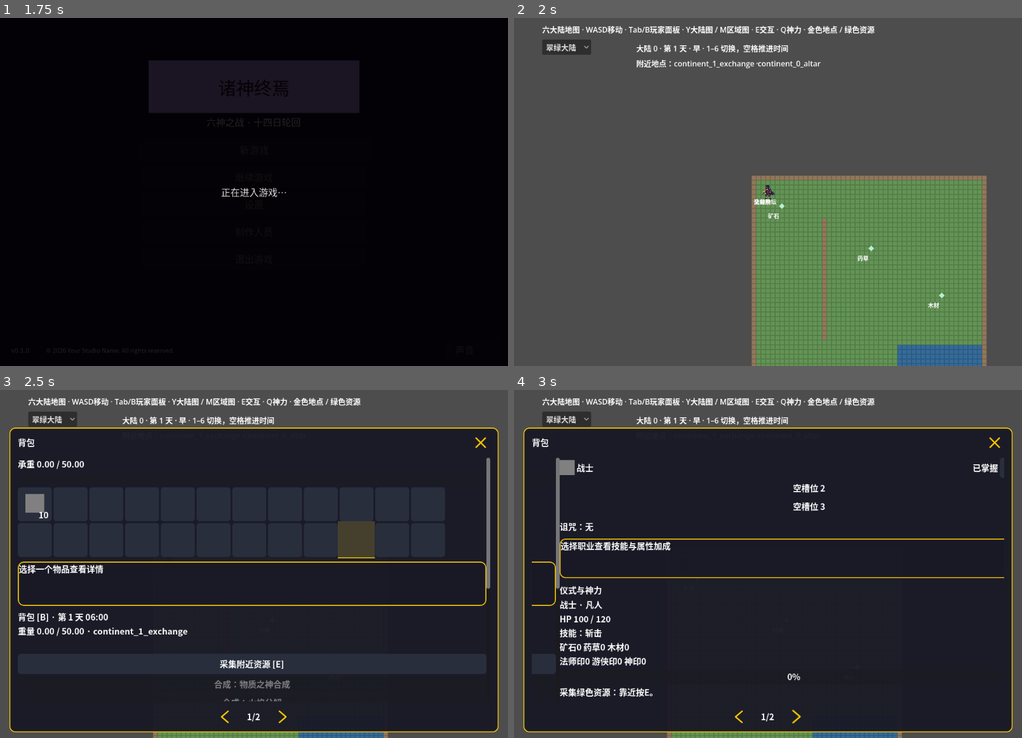
Above: before the commit, frames 1-4 (two rows, left to right).
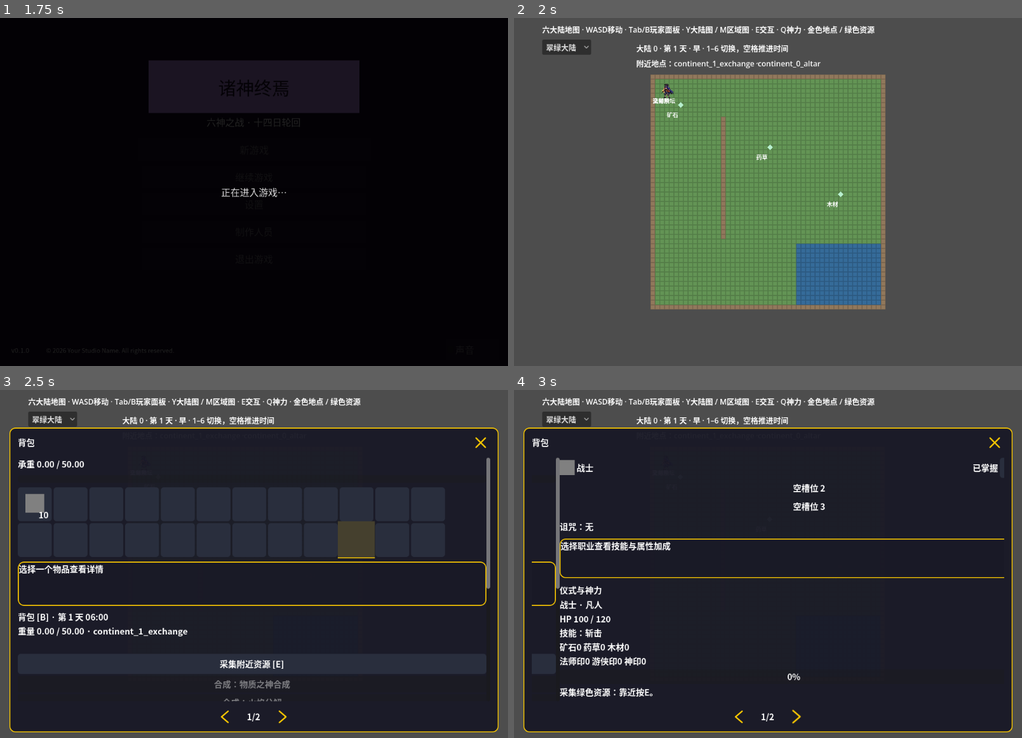
Above: after the commit, the same moments.

Repository: wmivi19-sketch/wdyi-game
Game: Godot game, scene res://scenes/ui/main_menu.tscn
Two runs of this game, one before a commit and one after it. Both use one fixed random seed, a clock stepped at 60 frames per second and the inputs below.
Inputs (mouse positions are in pixels of both pictures, inside the frame that each line leads up to):
- Up to frame 1 (1.75 s): click "声音" at 0.5 s; click "新游戏" at 1.25 s
- Up to frame 2 (2 s): no input
- Up to frame 3 (2.5 s): tap Enter at 2 s; move the mouse to (365, 546) at 2.02 s; hold Right from 2.03 s (still down); hold Tab (open_player_panel) from 2.03 s (still down); click (365, 546) at 2.17 s; tap Space at 2.27 s
- Up to frame 4 (3 s): release Right at 2.75 s; release Tab (open_player_panel) at 2.75 s; click (798, 717) at 2.75 s

Frame 1 is identical in both runs. In frame 2, 41% of the frame differs, in the area x 26-93%, y 16-100%; in frame 3, 0.8%; in frame 4, 0.8%.

Commit message:
Integrate player scene and improve save errors and camera tracking

Diff:
--- a/map/project.godot
+++ b/map/project.godot
@@ -16,7 +16,7 @@
 
 config/name="六大陆 · 数据驱动地图"
 run/main_scene="res://scenes/ui/main_menu.tscn"
-config/features=PackedStringArray("4.3", "GL Compatibility")
+config/features=PackedStringArray("4.7", "GL Compatibility")
 
 [autoload]
 
--- a/map/scenes/ui/map_system.tscn
+++ b/map/scenes/ui/map_system.tscn
@@ -1,6 +1,6 @@
 [gd_scene load_steps=7 format=3]
 [ext_resource type="Script" path="res://scripts/ui/map_system.gd" id="1"]
-[ext_resource type="Script" path="res://scripts/ui/map_canvas.gd" id="2"]
+[ext_resource type="Script" path="res://scripts/maps/map_renderer.gd" id="2"]
 [ext_resource type="Script" path="res://scripts/ui/map_terrain.gd" id="3"]
 [ext_resource type="Theme" path="res://resources/themes/player_panel_theme.tres" id="4"]
 [sub_resource type="World2D" id="ContinentWorld"]
--- a/map/scripts/MapDemo.gd
+++ b/map/scripts/MapDemo.gd
@@ -37,8 +37,9 @@
 	status = Label.new()
 	status.position = Vector2(260, 52)
 	ui.add_child(status)
-	player = preload("res://scenes/Player.tscn").instantiate()
+	player = preload("res://scenes/player/player.tscn").instantiate()
 	add_child(player)
+	player.camera.follow_node(player)
 	# Keep the player clear of the sidebar only while it is open.
 	character_info_ui.panel_toggled.connect(func(is_visible: bool):
 		player.camera.offset = Vector2(180, 0) if is_visible else Vector2.ZERO)
@@ -68,6 +69,13 @@
 
 func _on_map_loaded(_id: String) -> void:
 	nearby_locations.clear()
+	# Use the loaded terrain extent, including loader translation/scale/rotation.
+	var data: Dictionary = loader.current_data
+	var extent := Vector2(float(data.width), float(data.height)) * float(data.tile_size)
+	var rect := Rect2(loader.to_global(Vector2.ZERO), Vector2.ZERO)
+	for corner in [extent, Vector2(extent.x, 0), Vector2(0, extent.y)]:
+		rect = rect.expand(loader.to_global(corner))
+	player.camera.set_mode("gameplay", {"begin": rect.position, "end": rect.end})
 	player.teleport_to(loader.to_global(loader.spawn_position))
 	_update_status()
 
--- a/map/scripts/Player.gd
+++ b/map/scripts/Player.gd
@@ -65,4 +65,7 @@
 	global_position = world_position
 	get_node("/root/GameState").update_player_position(global_position)
 	velocity = Vector2.ZERO
-	camera.reset_smoothing()
+	if camera.has_method("snap_to_target"):
+		camera.snap_to_target()
+	else:
+		camera.reset_smoothing()
--- a/map/scripts/camera/smart_camera.gd
+++ b/map/scripts/camera/smart_camera.gd
@@ -7,6 +7,7 @@
 var target_position: Vector2 = Vector2.ZERO
 var world_bounds: Dictionary = {}
 var _explicit_target: bool = false
+var follow_target: Node2D
 var _zoom_tween: Tween
 
 func _ready() -> void:
@@ -19,11 +20,23 @@
  _update_zoom()
 
 func _process(_delta: float) -> void:
- if _explicit_target:
+ if is_instance_valid(follow_target):
+  global_position = follow_target.global_position
+ elif _explicit_target:
   global_position = target_position
  _clamp_to_bounds()
 
+func follow_node(actor: Node2D) -> void:
+ follow_target = actor
+ _explicit_target = false
+
+func snap_to_target() -> void:
+ _process(0.0)
+ reset_smoothing()
+ force_update_scroll()
+
 func set_target(point: Vector2) -> void:
+ follow_target = null
  target_position = point
  _explicit_target = true
 
--- a/map/scripts/game/game_session.gd
+++ b/map/scripts/game/game_session.gd
@@ -22,6 +22,17 @@
 ## 仅允许用户数据目录中的路径。
 func safe_user_path(path: String) -> bool:
  return path.begins_with("user://") and not ".." in path and path.length() > "user://".length()
+## 创建保存目录并保留可供界面显示的失败原因。
+func prepare_storage(path: String) -> bool:
+ if not safe_user_path(path):
+  last_error = "保存路径无效，必须位于用户数据目录"
+  return false
+ var directory := ProjectSettings.globalize_path(path.get_base_dir())
+ var error := DirAccess.make_dir_recursive_absolute(directory)
+ if error != OK:
+  last_error = "无法创建保存目录：%s（%s）" % [directory, error_string(error)]
+  return false
+ return true
 ## 读取可选偏好，类型非法时保留安全默认值；无参数。
 func load_preferences() -> void:
  preferences = {"enabled":true,"bgm":1.0,"sfx":1.0,"fullscreen":false}
@@ -35,11 +46,15 @@
 ## 保存声音/全屏偏好；无参数。
 func save_preferences() -> bool:
  var path := str(options.storage.preferences_path)
- if not safe_user_path(path): return false
- DirAccess.make_dir_recursive_absolute(ProjectSettings.globalize_path(path.get_base_dir()))
+ if not prepare_storage(path): return false
  var file := ConfigFile.new()
  for key in preferences: file.set_value("menu", key, preferences[key])
- return file.save(path) == OK
+ var error := file.save(path)
+ if error != OK:
+  last_error = "设置无法保存：%s（%s），本次设置仅在当前运行期间生效" % [ProjectSettings.globalize_path(path), error_string(error)]
+  return false
+ last_error = ""
+ return true
 ## 新开一局，清理旧局运行态，不删除既有磁盘存档；无参数。
 func initialize_new_game() -> void:
  pending.clear()
@@ -182,14 +197,15 @@
   last_error = "当前状态无法写入有效存档"
   return false
  if path.is_empty(): path = save_path()
- if not safe_user_path(path): return false
+ if not prepare_storage(path): return false
  var text := JSON.stringify(data, "  ")
- if text.to_utf8_buffer().size() > int(options.storage.max_save_bytes): return false
- DirAccess.make_dir_recursive_absolute(ProjectSettings.globalize_path(path.get_base_dir()))
+ if text.to_utf8_buffer().size() > int(options.storage.max_save_bytes):
+  last_error = "存档超出大小限制"
+  return false
  var temporary := path + ".tmp"
  var file := FileAccess.open(temporary, FileAccess.WRITE)
  if file == null:
-  last_error = "无法创建存档临时文件"
+  last_error = "无法创建存档临时文件：%s（%s）" % [ProjectSettings.globalize_path(temporary), error_string(FileAccess.get_open_error())]
   return false
  file.store_string(text)
  file.flush()
--- a/map/scripts/ui/main_menu.gd
+++ b/map/scripts/ui/main_menu.gd
@@ -290,7 +290,7 @@
 ## 声音复选框true为开启；value为用户选择。
 func _on_audio_toggle_toggled(value: bool) -> void:
  GameSession.preferences.enabled = value
- GameSession.save_preferences()
+ status.text = "" if GameSession.save_preferences() else GameSession.last_error
  apply_audio_preferences()
 ## 响应式居中、纵向滚动和等比例封面裁切；无参数。
 func layout_menu() -> void:
--- a/map/scripts/ui/settings_menu.gd
+++ b/map/scripts/ui/settings_menu.gd
@@ -38,7 +38,7 @@
 ## 应用音频并保存偏好；无参数。
 func apply() -> void:
  menu.apply_audio_preferences()
- GameSession.save_preferences()
+ menu.status.text = "" if GameSession.save_preferences() else GameSession.last_error
 ## 关闭并清除主菜单的模态引用；无参数。
 func close() -> void:
  menu.modal = null
--- a/map/tests/DualMapTest.gd
+++ b/map/tests/DualMapTest.gd
@@ -42,6 +42,9 @@
  for frame in 6: await get_tree().process_frame
  maps = demo.map_system
  demo.player.set_physics_process(false)
+ check(demo.player.camera.follow_target == demo.player, "实际游戏摄像机绑定真实玩家")
+ check(not demo.player.camera.world_bounds.is_empty(), "实际游戏加载地形边界")
+ check(maps.continent_view.get_script().resource_path == "res://scripts/maps/map_renderer.gd" and maps.local_view.get_script().resource_path == "res://scripts/maps/map_renderer.gd", "实际双地图使用统一MapRenderer")
  check(not maps.any_open(), "两种地图初始关闭")
  check(maps.continent_texture_node.texture == null and maps.local_texture_node.texture == null, "关闭时不提前分配背景纹理")
  check(GameState.current_continent == "continent_0", "绑定实际加载大陆")
--- a/map/tests/MainMenuTest.gd
+++ b/map/tests/MainMenuTest.gd
@@ -23,6 +23,9 @@
 ## 安全写入测试档，完全隔离真实存档和偏好；path/text为测试数据。
 func write_text(path: String, text: String) -> void:
  var file := FileAccess.open(path,FileAccess.WRITE)
+ if file == null:
+  check(false,"测试文件无法写入：%s（%s）" % [path,error_string(FileAccess.get_open_error())])
+  return
  file.store_string(text)
  file.close()
 ## 等待实际场景变化；path为预期场景资源路径。
@@ -38,7 +41,17 @@
  root.size = Vector2i(1080,740)
  session = root.get_node("GameSession")
  session.storage_override = {"save_path":PROFILE+"save.json","preferences_path":PROFILE+"settings.cfg"}
- DirAccess.make_dir_recursive_absolute(ProjectSettings.globalize_path(PROFILE))
+ if not session.prepare_storage(PROFILE+"probe.txt"):
+  check(false,session.last_error)
+  finish()
+  return
+ var probe := FileAccess.open(PROFILE+"probe.txt",FileAccess.WRITE)
+ if probe == null:
+  check(false,"测试用户目录不可写：%s（%s）" % [ProjectSettings.globalize_path(PROFILE),error_string(FileAccess.get_open_error())])
+  finish()
+  return
+ probe.close()
+ DirAccess.remove_absolute(ProjectSettings.globalize_path(PROFILE+"probe.txt"))
  for name in ["save.json","settings.cfg"]:
   if FileAccess.file_exists(PROFILE+name): DirAccess.remove_absolute(ProjectSettings.globalize_path(PROFILE+name))
  menu = load("res://scenes/ui/main_menu.tscn").instantiate()
@@ -64,6 +77,13 @@
  menu.modal.set_bgm(0.35)
  menu.modal.set_sfx(0.45)
  check(is_equal_approx(float(session.preferences.bgm),0.35) and FileAccess.file_exists(PROFILE+"settings.cfg"),"音量偏好可保存")
+ var preferences_path: String = session.options.storage.preferences_path
+ session.options.storage.preferences_path = "res://forbidden-settings.cfg"
+ menu.modal.set_bgm(0.4)
+ check(not menu.status.text.is_empty() and menu.status.text == session.last_error,"设置保存失败向界面显示原因")
+ session.options.storage.preferences_path = preferences_path
+ menu.modal.set_bgm(0.35)
+ check(menu.status.text.is_empty() and session.last_error.is_empty(),"保存恢复后清除过期错误提示")
  menu.modal.close()
  await process_frame
  menu._on_button_pressed("show_credits")
@@ -132,6 +152,7 @@
  var classes: Node = root.get_node("ClassManager")
  var clock: Node = root.get_node("GameManager")
  check(classes.players[1].class_ids == ["warrior"],"新游戏真实角色初始职业")
+ check(world.player.scene_file_path == "res://scenes/player/player.tscn" and world.player.get_node("BaseBody").texture.resource_path == "res://assets/characters/player/sprites/warrior.png","新游戏接入透明战士主角场景")
  bridge.inventory.add_item("ore",3)
  bridge.inventory.add_item("herb",2)
  bridge.merchant.remove_item("ore",2)
@@ -148,6 +169,7 @@
  bridge.depleted[key] = true
  world.progression_world.claimed_events["test_story"] = true
  check(session.save_game(),"保存真实背包职业时钟和地图数据")
+ check(not session.save_game("res://forbidden-save.json") and not session.last_error.is_empty(),"非法存档路径返回明确错误")
  var before_hash := FileAccess.get_sha256(session.save_path())
  root.get_node("CraftingSystem").busy[bridge.inventory] = true
  check(not session.save_game() and before_hash == FileAccess.get_sha256(session.save_path()),"合成进行中拒绝保存并保留原存档")
--- a/map/tests/ScaleSystemTest.gd
+++ b/map/tests/ScaleSystemTest.gd
@@ -57,6 +57,15 @@
  add_child(player)
  player.teleport_to(Vector2(123, 456))
  check(GameState.player_world_position == Vector2(123, 456), "teleport immediately synchronizes world position")
+ player.camera.follow_node(player)
+ player.camera.set_mode("gameplay", {"begin": Vector2(-2000, -2000), "end": Vector2(2000, 2000)})
+ player.teleport_to(Vector2(1400, 1400))
+ player.camera._process(0.0)
+ var edge_position: Vector2 = player.camera.global_position
+ player.position -= Vector2(10, 10)
+ player.camera._process(0.0)
+ var expected: Vector2 = player.global_position.clamp(Vector2(-2000, -2000) + get_viewport().get_visible_rect().size / 2.0, Vector2(2000, 2000) - get_viewport().get_visible_rect().size / 2.0)
+ check(player.camera.global_position.is_equal_approx(expected), "node follow recalculates after boundary clamp without offset drift")
  player.queue_free()
  print("Scale system failures: ", failures)
  get_tree().quit(failures)
Not shown, changed: map/README.md
Not shown, changed: map/scenes/player/README.md
